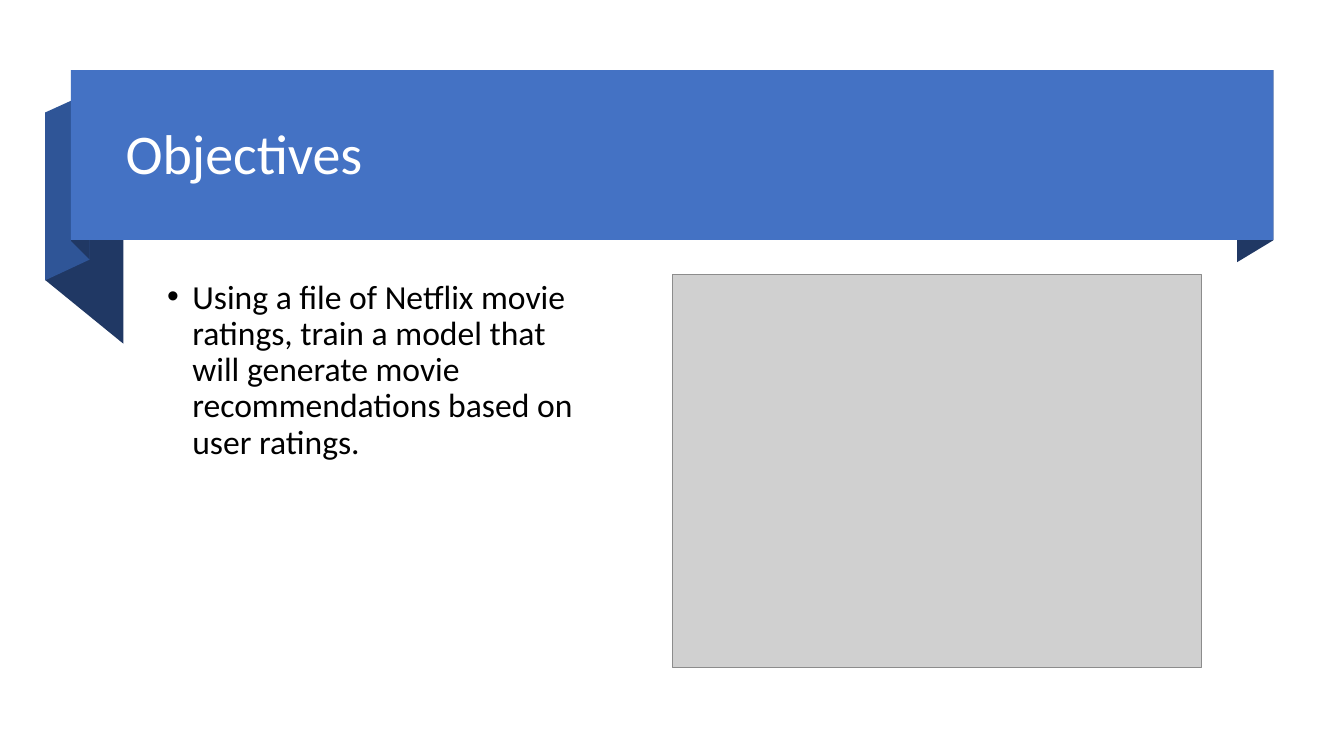
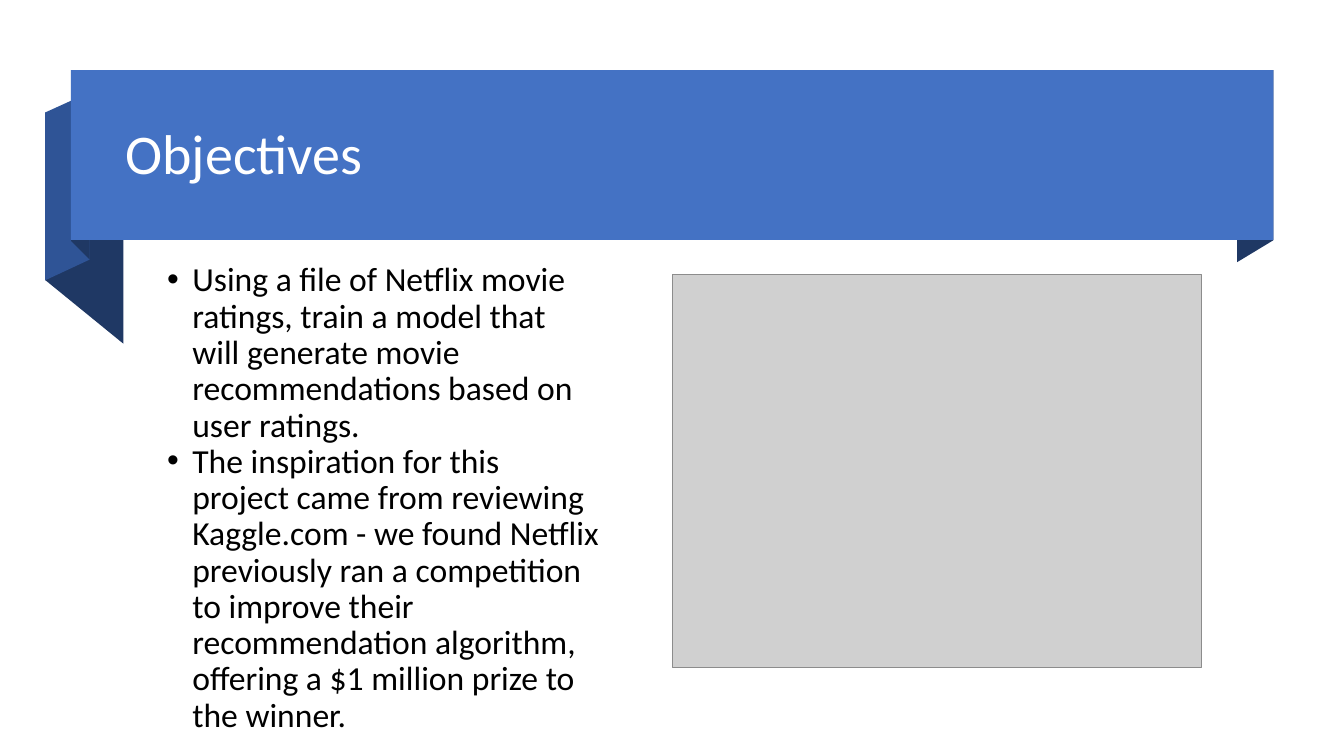
Before and after one commit to lorettac953/Final-Project---Netflix-Ratings, a slide deck: slide 2 of Netflix Movie Recommendations - Final Project - Team Six.pptx. Drawn at 1344x756 pixels with LibreOffice and Linux fonts; fonts in the diff are those of the drawing; grey boxes stand for pictures. Boxes give left, top, right and bottom in pixels: in the first picture for what was removed or moved away, otherwise in the second. Text is boxed around its words. In the diff, an @@ line names an element or a change of style, - is before the commit and + after.

```diff
--- a/Netflix Movie Recommendations - Final Project - Team Six.pptx
+++ b/Netflix Movie Recommendations - Final Project - Team Six.pptx
@@ text "Using a file of Netflix ...": place and size @@
-text "Using a file of Netflix ..." at (192, 285, 572, 460)
+text "Using a file of Netflix ..." at (192, 267, 599, 728)
@@ text at (192, 267, 572, 443): less space between paragraphs @@
@@ text at (192, 449, 599, 728): paragraph added @@
+• The inspiration for this project came from reviewing Kaggle.com - we found Netflix previously ran a competition to improve their recommendation algorithm, offering a $1 million prize to the winner.
```
Also in this commit, not shown: 3 other slides changed, 8 slides added, 6 slides removed, 4 other files.
